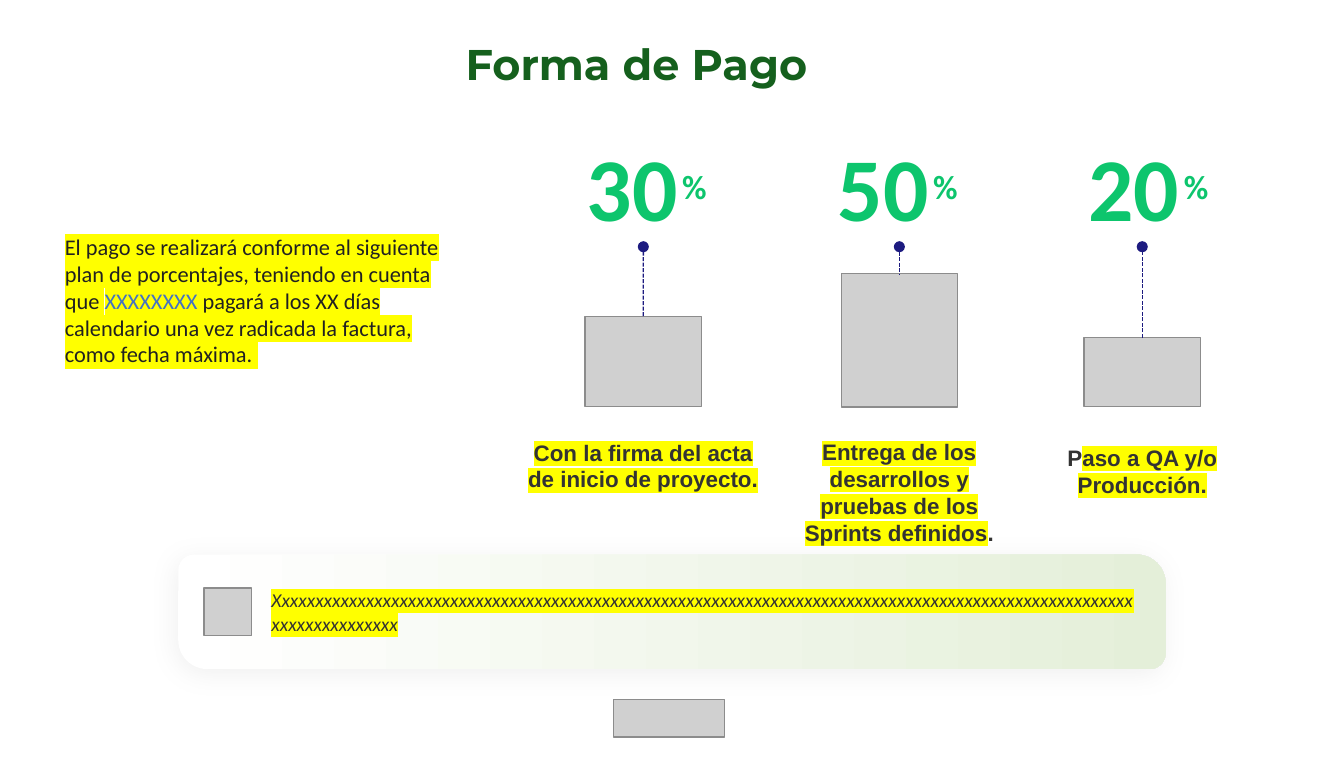
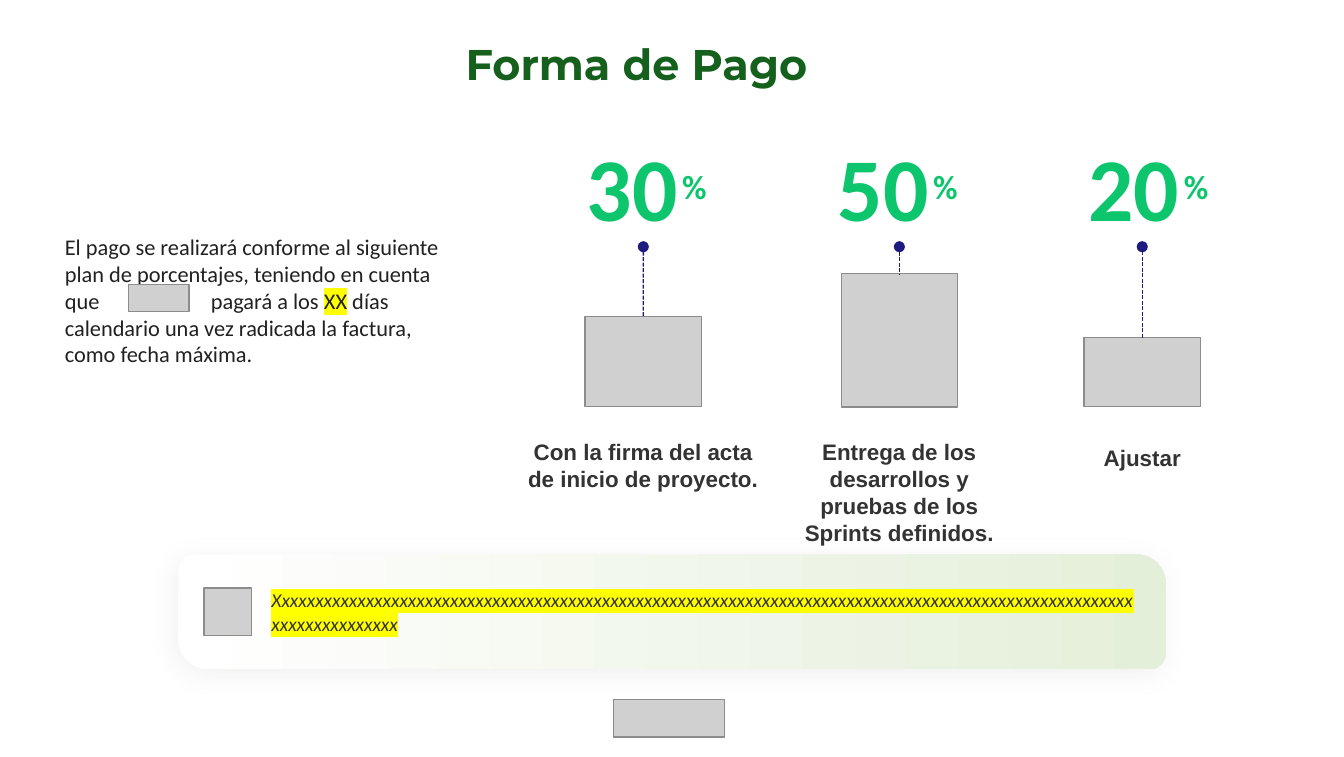
Before and after one commit to KevinLopez25/Solutions, a slide deck: slide 18 of backend/templates/CS-FR-012-PROPUESTA_COMERCIAL_PERIFERIA_IT_CORP.pptx (slide 17 before the commit). Drawn at 1344x757 pixels with LibreOffice and Linux fonts; fonts in the diff are those of the drawing; grey boxes stand for pictures; background and template pictures are left out. Boxes give left, top, right and bottom in pixels: in the first picture for what was removed or moved away, otherwise in the second. Text is boxed around its words. In the diff, an @@ line names an element or a change of style, - is before the commit and + after.

```diff
--- a/backend/templates/CS-FR-012-PROPUESTA_COMERCIAL_PERIFERIA_IT_CORP.pptx
+++ b/backend/templates/CS-FR-012-PROPUESTA_COMERCIAL_PERIFERIA_IT_CORP.pptx
@@ text at box(65, 239, 438, 362): text changed @@
-El pago se realizará conforme al siguiente plan de porcentajes, teniendo en cuenta que XXXXXXXX pagará a los XX días calendario una vez radicada la factura, como fecha máxima.
+El pago se realizará conforme al siguiente plan de porcentajes, teniendo en cuenta que pagará a los XX días calendario una vez radicada la factura, como fecha máxima.
@@ picture added at box(129, 285, 190, 312) @@
@@ text "Con la firma del acta" at box(528, 443, 758, 492): highlight #FFFF00 to none @@
@@ text "Entrega de los desarrollos y ..." at box(805, 443, 994, 546): highlight #FFFF00 to none @@
@@ text at box(1104, 449, 1181, 471): text changed @@
-Paso a QA y/o Producción.
+Ajustar
```
Also in this commit, not shown: 7 other slides changed, 1 slide added, 3 other files.
